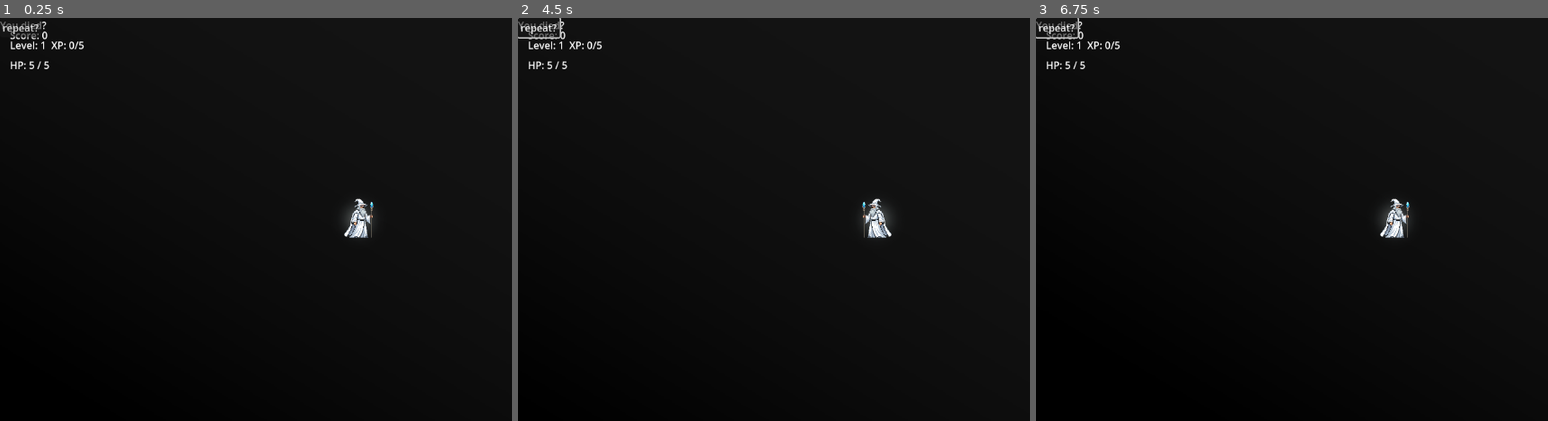
Above: before the commit, frames 1-3 (left to right).
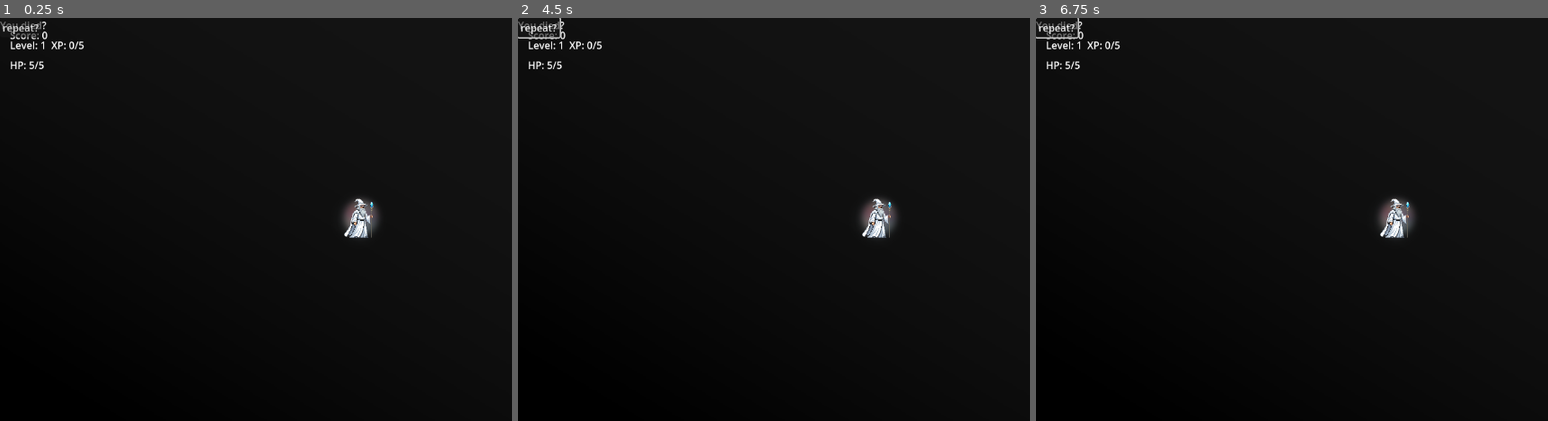
Above: after the commit, the same moments.

Repository: mkhomevisual/RPG-Survivor
Game: Godot game, scene res://Scenes/Main.tscn
Two runs of this game, one before a commit and one after it. Both use one fixed random seed, a clock stepped at 60 frames per second and the inputs below.
Inputs (mouse positions are in pixels of both pictures, inside the frame that each line leads up to):
- Up to frame 1 (0.25 s): no input
- Up to frame 2 (4.5 s): click "repeat?" at 0.5 s; tap Enter at 1.25, 2.75, 4.25 s; move the mouse to (outside the picture) at 1.27 s; hold Right (move_right) 1.28-2.03 s; tap Space at 2, 3.5 s; move the mouse to (733, 239) at 2.02 s; hold Down (move_down) 2.03-2.78 s; move the mouse to (948, 130) at 2.77 s; hold Right (move_right) 2.78-3.53 s; move the mouse to (840, 300) at 3.52 s; hold Up (move_up) 3.53-4.28 s; move the mouse to (outside the picture) at 4.27 s; hold Left (move_left) from 4.28 s (still down)
- Up to frame 3 (6.75 s): tap Space at 5 s; move the mouse to (1179, 159) at 5.02 s; move the mouse to (1430, 219) at 5.77 s; release Left (move_left) at 5.78 s; hold Down (move_down) 5.78-6.53 s; move the mouse to (1286, 118) at 6.52 s; hold Right (move_right) from 6.53 s (still down)

The runs differ from the first frame. In frame 1, 0.3% of the frame differs, in the area x 6-74%, y 10-54%; in frame 2, 0.5%, in the area x 6-74%, y 10-55%; in frame 3, 0.3%.
Error after the commit: Parse Error: Used space character for indentation instead of tab as used before in the file. (res://Scripts/player.gd:327)

Commit message:
Add missing player stat upgrades and pickup radius

Diff:
--- a/Scripts/player.gd
+++ b/Scripts/player.gd
@@ -30,6 +30,9 @@
 
 # Bullet speed (stat) – multiplikátor
 var bullet_speed_multiplier: float = 1.0
+
+# XP pickup radius multiplikátor
+var pickup_radius_multiplier: float = 1.0
 
 # Augment flagy
 var has_pierce: bool = false
@@ -322,7 +325,19 @@
 
 
 func upgrade_bullet_speed() -> void:
-	bullet_speed_multiplier *= 1.15
+        bullet_speed_multiplier *= 1.15
+
+
+func upgrade_movement_speed() -> void:
+        speed *= 1.10
+
+
+func upgrade_pickup_radius() -> void:
+        pickup_radius_multiplier *= 1.25
+
+
+func get_pickup_radius_multiplier() -> float:
+        return pickup_radius_multiplier
 
 
 # -------- AUGMENTY --------
